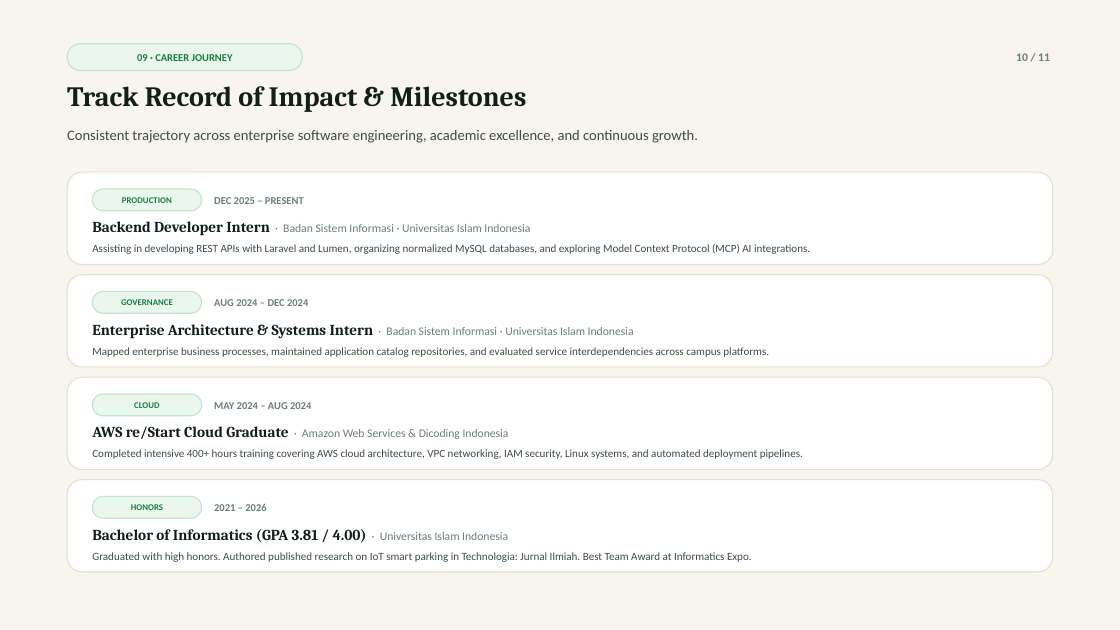
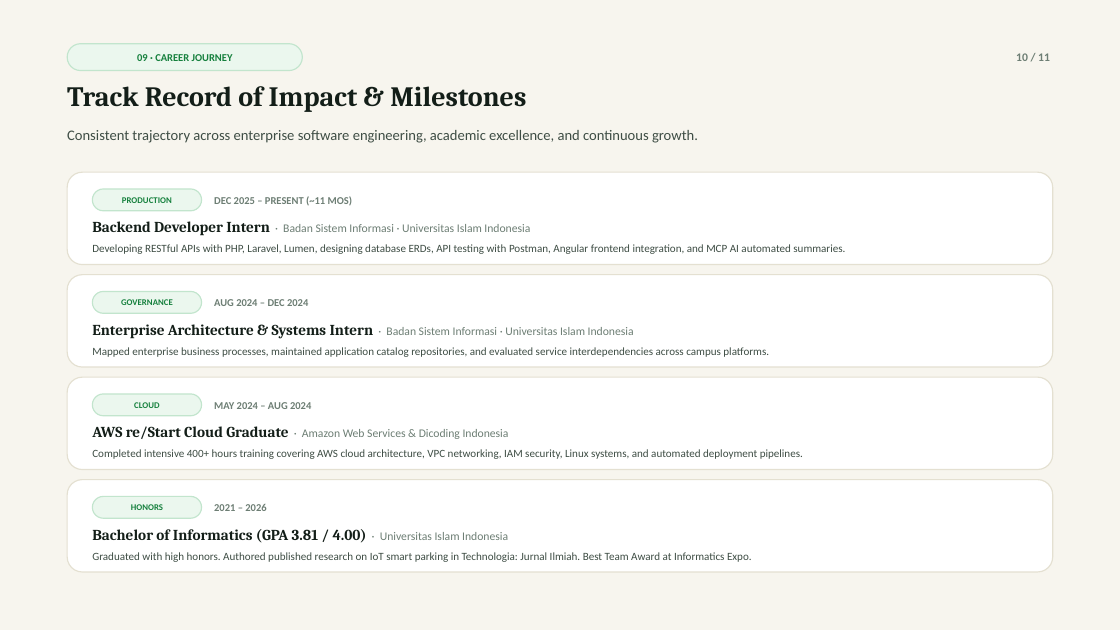
Before and after one commit to reiky03/portfolio, a slide deck: slide 10 of public/reiky-portfolio-presentation.pptx. Drawn at 1120x630 pixels with LibreOffice and Linux fonts; fonts in the diff are those of the drawing. Boxes give left, top, right and bottom in pixels: in the first picture for what was removed or moved away, otherwise in the second. Text is boxed around its words. In the diff, an @@ line names an element or a change of style, - is before the commit and + after.

```diff
--- a/public/reiky-portfolio-presentation.pptx
+++ b/public/reiky-portfolio-presentation.pptx
@@ text at (214,196,353,205): text changed @@
-DEC 2025 – PRESENT
+DEC 2025 – PRESENT (~11 MOS)
@@ text at (92,244,845,254): text changed @@
-Assisting in developing REST APIs with Laravel and Lumen, organizing normalized MySQL databases, and exploring Model Context Protocol (MCP) AI integrations.
+Developing RESTful APIs with PHP, Laravel, Lumen, designing database ERDs, API testing with Postman, Angular frontend integration, and MCP AI automated summaries.
```
Also in this commit, not shown: 3 other slides changed, 3 other files.
